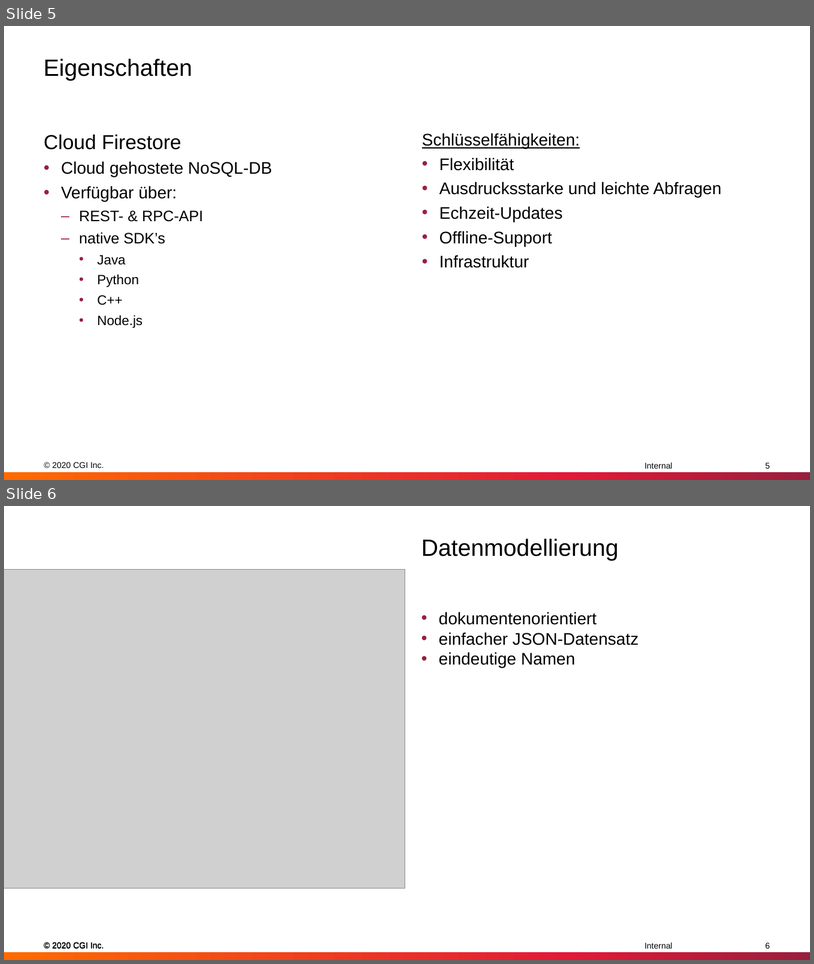
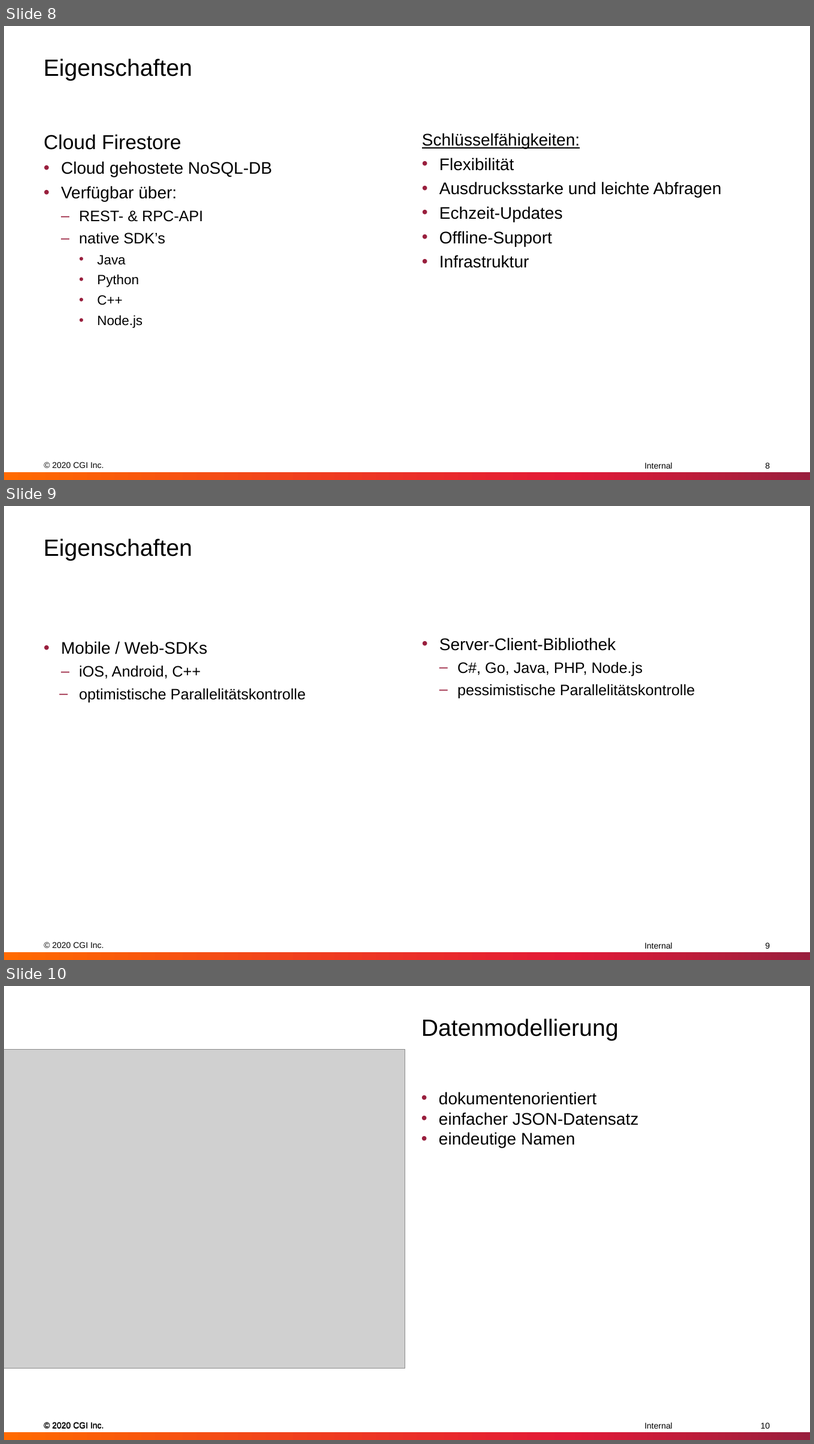
Before and after one commit to MJ7898/workshop_firebase, a slide deck: DBS_Workshop_Firebase.pptx. Shown one above the other, each under a label of ours: slides 5 and 6 before the commit, slides 8, 9 and 10 after it. The pictures are 814x964 and 814x1444 pixels, drawn with LibreOffice and Linux fonts; fonts in the diff are those of the drawing; grey boxes stand for pictures. Boxes give left, top, right and bottom in pixels: in the first picture for what was removed or moved away, otherwise in the second. Text is boxed around its words. In the diff, an @@ line names an element or a change of style, - is before the commit and + after.

```diff
--- a/DBS_Workshop_Firebase.pptx
+++ b/DBS_Workshop_Firebase.pptx
@@ slide 9 added at (x1=4, y1=506, x2=810, y2=960), background #FFFFFF; not listed: 3 template elements that a slide beside it also shows @@
@@ title added at (x1=44, y1=538, x2=192, y2=561), 28 pt, text #000000 @@
+Eigenschaften
@@ text added at (x1=61, y1=641, x2=306, y2=702), 18 pt, text #000000 @@
+  • Mobile / Web-SDKs
+    – iOS, Android, C++
+    – optimistische Parallelitätskontrolle
@@ text added at (x1=440, y1=637, x2=695, y2=698), 18 pt, text #000000 @@
+  • Server-Client-Bibliothek
+    – C#, Go, Java, PHP, Node.js
+    – pessimistische Parallelitätskontrolle
@@ page number added at (x1=765, y1=942, x2=770, y2=948), 10 pt, text #000000 @@
+9
@@ what was slide 5 is now slide 8 @@
@@ page number at (x1=765, y1=462, x2=770, y2=468): text changed @@
-5
+8
@@ what was slide 6 is now slide 10 @@
@@ page number at (x1=761, y1=1422, x2=771, y2=1428): text changed @@
-6
+10
```
Also in this commit, not shown: 4 slides changed, 5 other slides added, 2 other files.
